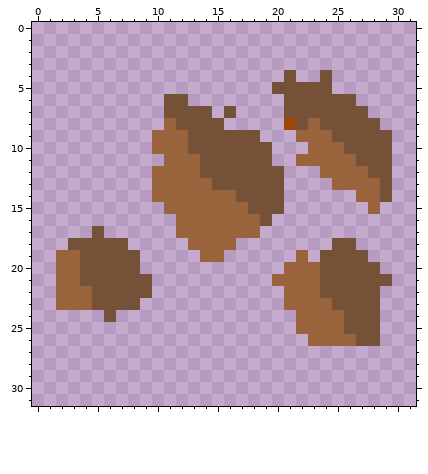
Two states of a pixel-art sprite, sprites/blocks/environment/tebriy3.png. Above: the version before the commit.
The file is 32x32 pixels.
After:
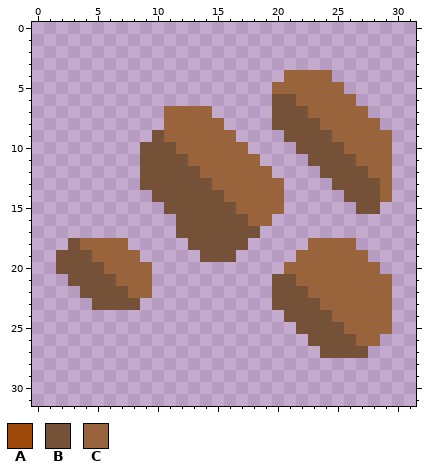
Palette (. is transparent): A #9d4708  B #745137  C #99633c
Edits made:
@@ x 0..31 @@
  3 ................................
- 4 .....................B..B.......
- 5 ....................BBBBB.......
- 6 ...........BB........BBBBBB.....
- 7 ...........BBBB.B....BBBBBBB....
- 8 ...........CBBBB.....ABCBBBBB...
- 9 ..........CCCBBBBBB...CCCBBBBB..
-10 ..........CCCBBBBBBB...CCCBBBB..
-11 ...........CCCBBBBBB..CCCCCBBB..
-12 ..........CCCCBBBBBBB...CCCCBB..
-13 ..........CCCCCBBBBBB....CCCCB..
-14 ..........CCCCCCCBBBB......CCB..
-15 ...........CCCCCCCBBB.......C...
-16 ............CCCCCCCB............
-17 .....B......CCCCCCC.............
-18 ...BBBBB.....CCCC........BB.....
-19 ..CCBBBBB.....CC......C.BBBB....
-20 ..CCBBBBB............CCCBBBBB...
-21 ..CCBBBBBB..........CCCCBBBBBB..
-22 ..CCCBBBBB...........CCCBBBBB...
-23 ..CCCBBBB............CCCCBBBB...
-24 ......B...............CCCCBBB...
-25 ......................CCCCBBB...
-26 .......................CCCCBB...
-27 ................................
+ 4 .....................CCCC.......
+ 5 ....................CCCCCC......
+ 6 ....................BBCCCCC.....
+ 7 ...........CCCC.....BBBCCCCC....
+ 8 ...........CCCCC....BBBBCCCCC...
+ 9 ..........BCCCCCC....BBBBCCCCC..
+10 .........BBBCCCCCC....BBBBCCCC..
+11 .........BBBBCCCCCC....BBBBCCC..
+12 .........BBBBBCCCCCC....BBBBCC..
+13 .........BBBBBBCCCCCC....BBBBC..
+14 ..........BBBBBBCCCCC.....BBBC..
+15 ...........BBBBBBCCCC......BB...
+16 ............BBBBBBCC............
+17 ............BBBBBBB.............
+18 ...BCCCC.....BBBBB.....CCCC.....
+19 ..BBBCCCC.....BBB.....CCCCCC....
+20 ..BBBBCCCC...........CCCCCCCC...
+21 ...BBBBCCC..........BBCCCCCCCC..
+22 ....BBBBCC..........BBBCCCCCCC..
+23 .....BBBB...........BBBBCCCCCC..
+24 .....................BBBBCCCCC..
+25 ......................BBBBCCCC..
+26 .......................BBBBCC...
+27 ........................BBBB....
 28 ................................
